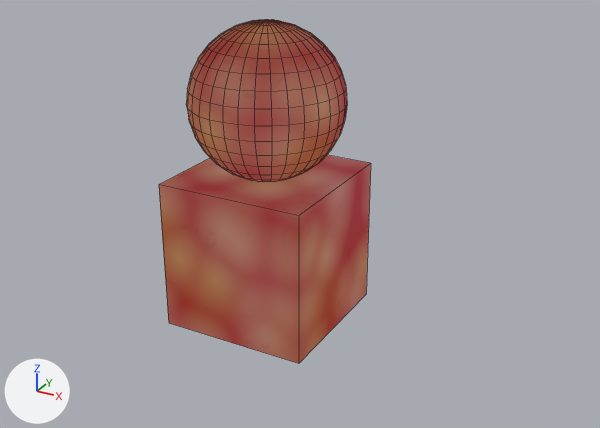
The Blender file Content/Labutton/FleshMaterialV2.blend, before and after one commit.
Camera for both pictures: a 50 mm camera at (5.22, -8.63, 4.84) aimed at (0.45, 0.03, 0.52). Every picture has the same lights, and +X, +Y and +Z are marked at lower left. Mesh edges are drawn as thin lines.
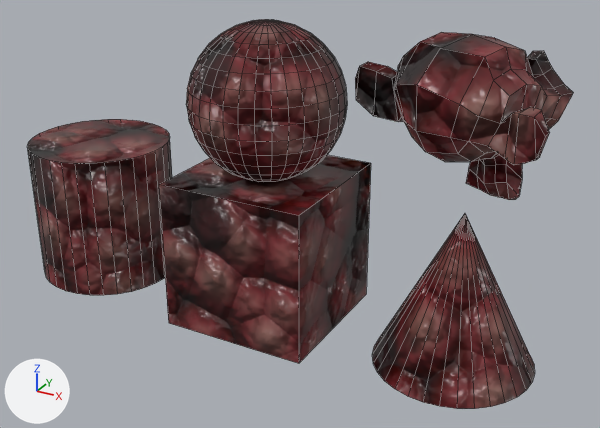
Changed parts and their boxes (x1, y1, x2, y2) in the pictures (600 x 428 px):
```json
{"object": "Cube", "change": "surface changed", "before": [159, 155, 371, 363], "after": [159, 155, 371, 363]}
{"object": "Suzanne", "change": "added", "after": [355, 32, 573, 200]}
{"object": "Cylinder", "change": "added", "after": [27, 119, 172, 295]}
{"object": "Sphere", "change": "surface changed", "before": [186, 19, 347, 182], "after": [186, 19, 347, 182]}
{"object": "Cone", "change": "added", "after": [372, 214, 535, 409]}
```

Scene script edits in JSON lines:
```json
{"block": "mat_material", "change": "nodes: Emission, Mapping, Mix x2, OutputMaterial, TexCoord, TexNoise, TexVoronoi x2, ValToRGB x3"}
{"block": "mat_material", "change": "colours: black #000000, white #ffffff, brown #a47a71, red #91353c, beige #f5eaae"}
{"block": "mat_material", "change": "nodes: BsdfPrincipled, Bump x3, Mapping x3, Mix x3, OutputMaterial, TexCoord, TexNoise, TexVoronoi x3, ValToRGB x6"}
{"block": "mat_material", "change": "colours: black #000000, white #ffffff, dark red #7c0005, yellow #fadf00, orange #dd643d, brown #a47a71, red #91353c, dark red #580600"}
{"op": "add", "block": "me_suzanne", "code": ["me_suzanne = bpy.data.meshes.new('Suzanne')", "me_suzanne.from_pydata(...)  # 507 vertices, 500 faces; spans x -1.37..1.37, y -0.85..0.85, z -0.98..0.98", "me_suzanne.materials.append(mat_material)"]}
{"op": "add", "block": "me_cone", "code": ["me_cone = bpy.data.meshes.new('Cone')", "me_cone.from_pydata(...)  # a 32-sided cone pointing to +z spanning x -1.0..1.0, y -1.0..1.0, z -1.0..1.0", "me_cone.materials.append(mat_material)"]}
{"op": "add", "block": "me_cylinder", "code": ["me_cylinder = bpy.data.meshes.new('Cylinder')", "me_cylinder.from_pydata(...)  # a 32-sided cylinder along z spanning x -1.0..1.0, y -1.0..1.0, z -1.0..1.0", "me_cylinder.materials.append(mat_material)"]}
{"op": "add", "block": "ob_suzanne", "code": ["ob_suzanne = bpy.data.objects.new('Suzanne', me_suzanne)", "ob_suzanne.location = (2.6, 0.0, 2.08)", "ob_suzanne.rotation_euler = (0.0, 0.0, -3.564)  # degrees (0, 0, -204)"]}
{"op": "add", "block": "ob_cone", "code": ["ob_cone = bpy.data.objects.new('Cone', me_cone)", "ob_cone.location = (2.64, 0.0, 0.0)"]}
{"op": "add", "block": "ob_cylinder", "code": ["ob_cylinder = bpy.data.objects.new('Cylinder', me_cylinder)", "ob_cylinder.location = (-2.83, 0.0, 0.0)"]}
```
